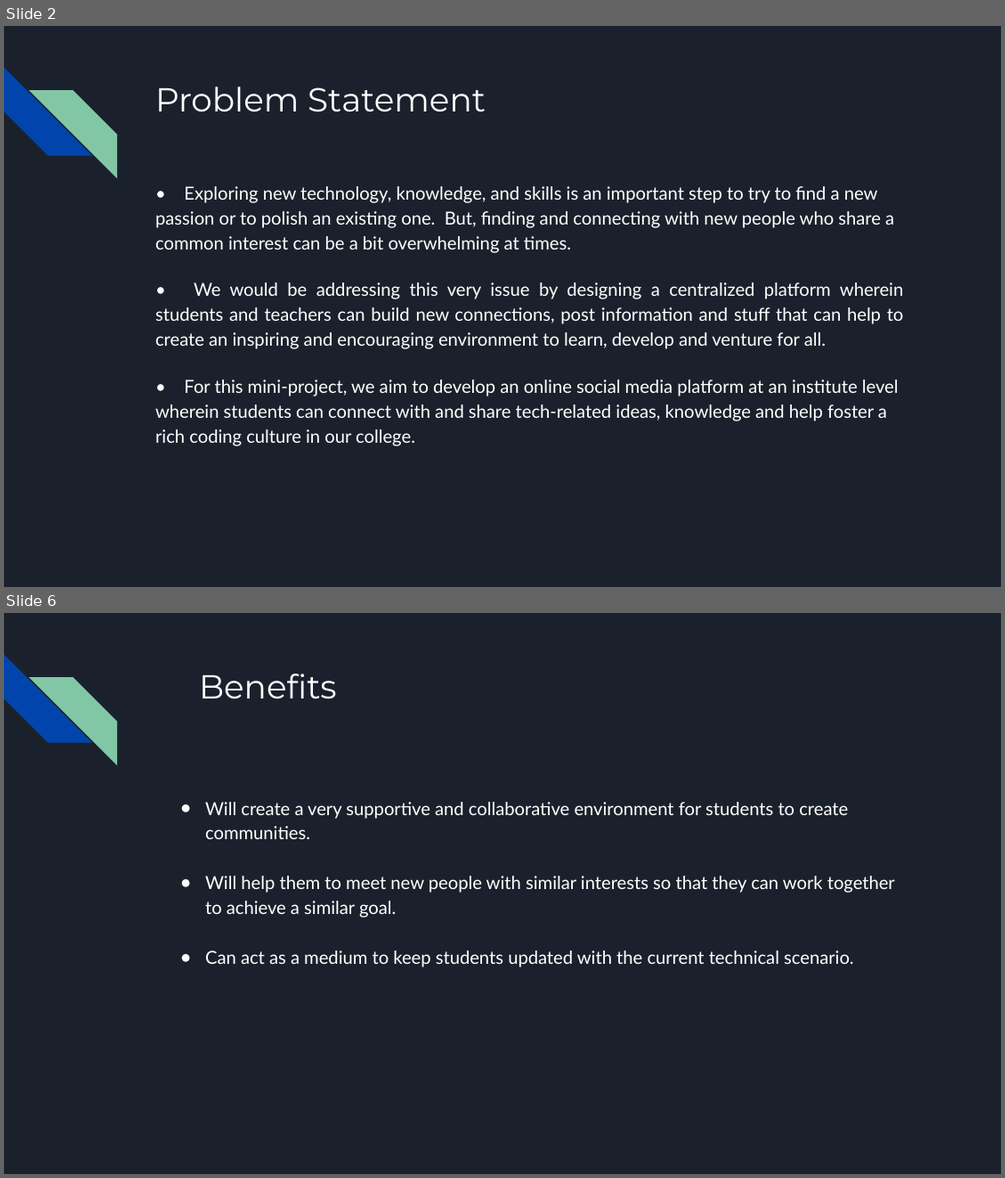
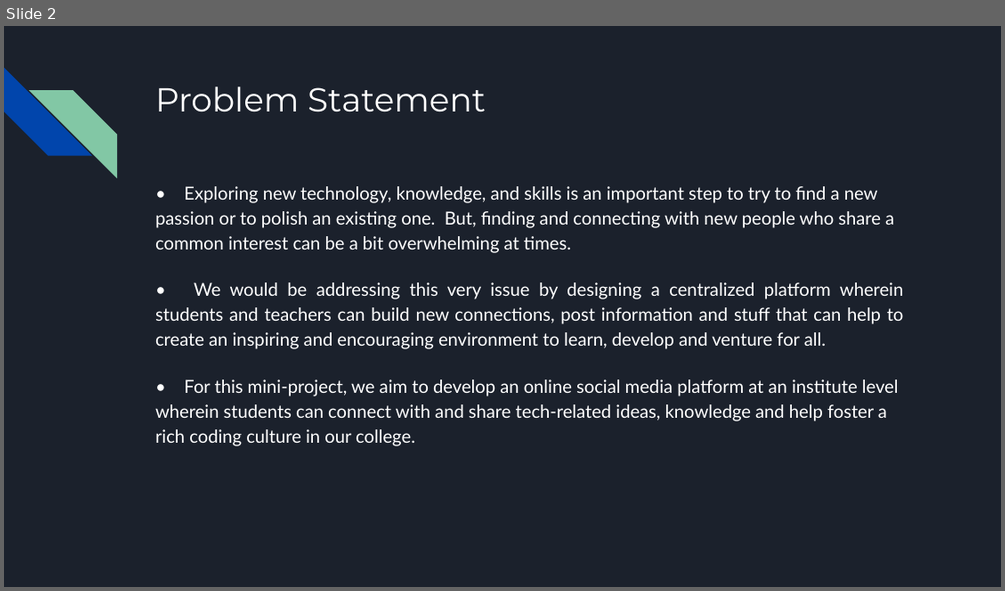
Before and after one commit to riddhi-narkar/connecture, a slide deck: docs/Mini Project grp 10.pptx. Shown one above the other, each under a label of ours: slides 2 and 6 before the commit, slide 2 after it; the slides between them are not shown. The pictures are 1005x1178 and 1005x591 pixels, drawn with LibreOffice and Linux fonts; fonts in the diff are those of the drawing. Boxes give left, top, right and bottom in pixels: in the first picture for what was removed or moved away, otherwise in the second. Text is boxed around its words. In the diff, an @@ line names an element or a change of style, - is before the commit and + after.

```diff
--- a/docs/Mini Project grp 10.pptx
+++ b/docs/Mini Project grp 10.pptx
@@ slide 6 removed at (4,613,1001,1174), background #1B212C; not listed: 2 template elements that a slide beside it also shows @@
@@ title removed at (199,674,337,698) @@
-Benefits
@@ text removed at (205,802,895,967) @@
-● Will create a very supportive and collaborative environment for students to create communities.
-● Will help them to meet new people with similar interests so that they can work together to achieve a similar goal.
-● Can act as a medium to keep students updated with the current technical scenario.
```
Also in this commit, not shown: 1 slide changed, 10 other slides removed, 6 other files.
